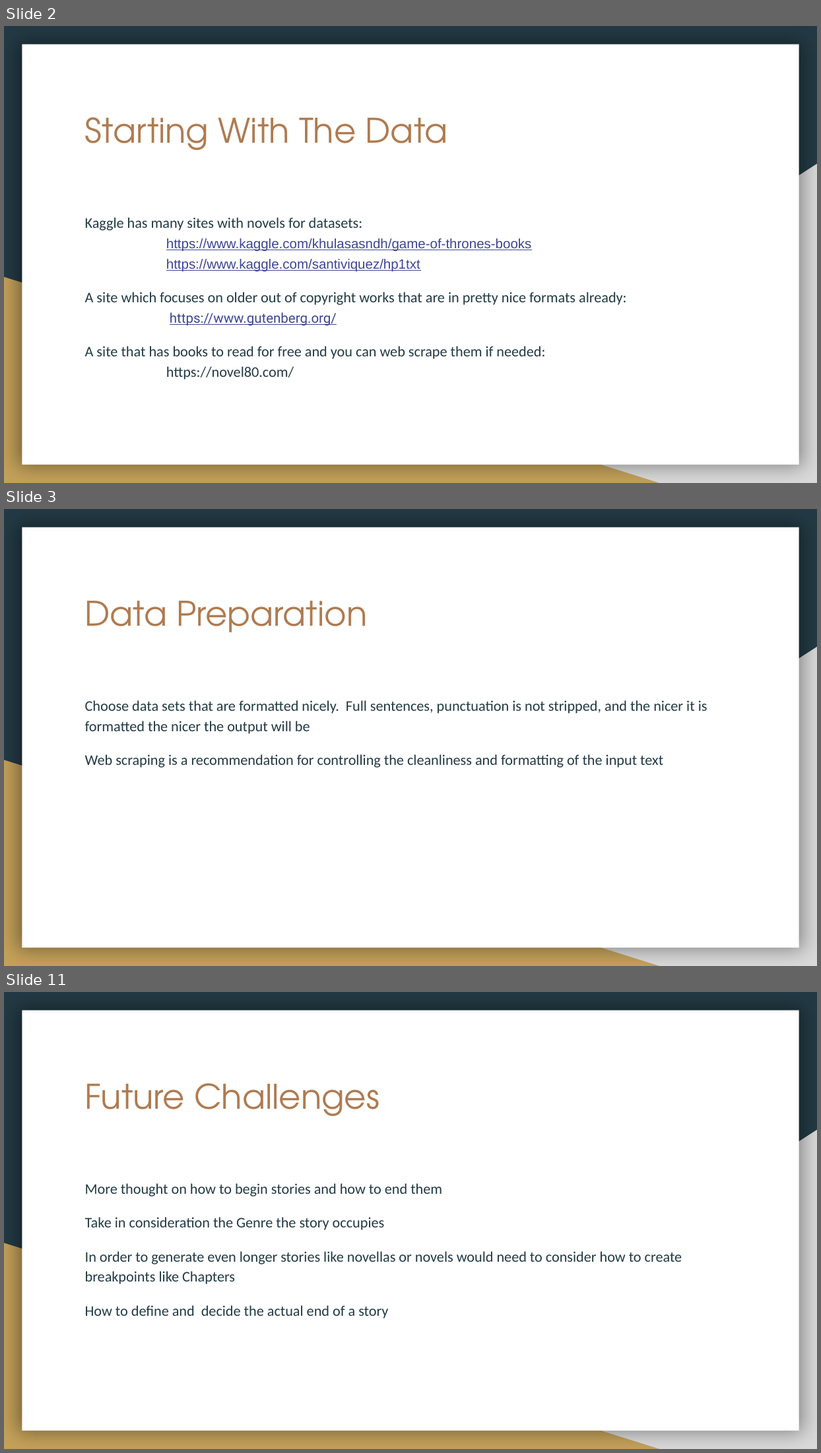
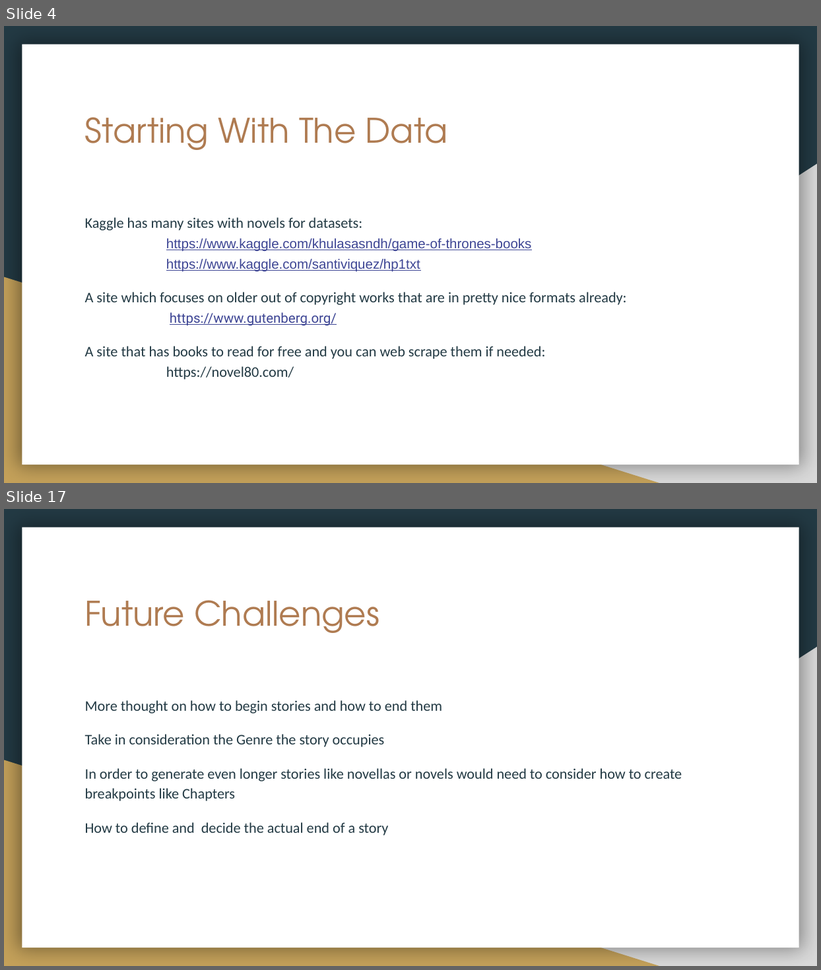
Before and after one commit to dbetzel/Springboard, a slide deck: Capstone3/Capstone3Final/Natural Language Generation Capstone 3.pptx. Shown one above the other, each under a label of ours: slides 2, 3 and 11 before the commit, slides 4 and 17 after it; the slides between them are not shown. The pictures are 821x1453 and 821x970 pixels, drawn with LibreOffice and Linux fonts; fonts in the diff are those of the drawing. Boxes give left, top, right and bottom in pixels: in the first picture for what was removed or moved away, otherwise in the second. Text is boxed around its words. In the diff, an @@ line names an element or a change of style, - is before the commit and + after.

```diff
--- a/Capstone3/Capstone3Final/Natural Language Generation Capstone 3.pptx
+++ b/Capstone3/Capstone3Final/Natural Language Generation Capstone 3.pptx
@@ slide 3 removed at (x1=4, y1=509, x2=817, y2=966), background #233A44; not listed: 3 template elements that a slide beside it also shows @@
@@ title removed at (x1=85, y1=601, x2=367, y2=632) @@
-Data Preparation
@@ text removed at (x1=85, y1=700, x2=708, y2=768) @@
-Choose data sets that are formatted nicely. Full sentences, punctuation is not stripped, and the nicer it is formatted the nicer the output will be
-Web scraping is a recommendation for controlling the cleanliness and formatting of the input text
@@ what was slide 2 is now slide 4 @@
@@ what was slide 11 is now slide 17 @@
```
Also in this commit, not shown: 4 slides changed, 10 slides added, 3 other slides removed.
